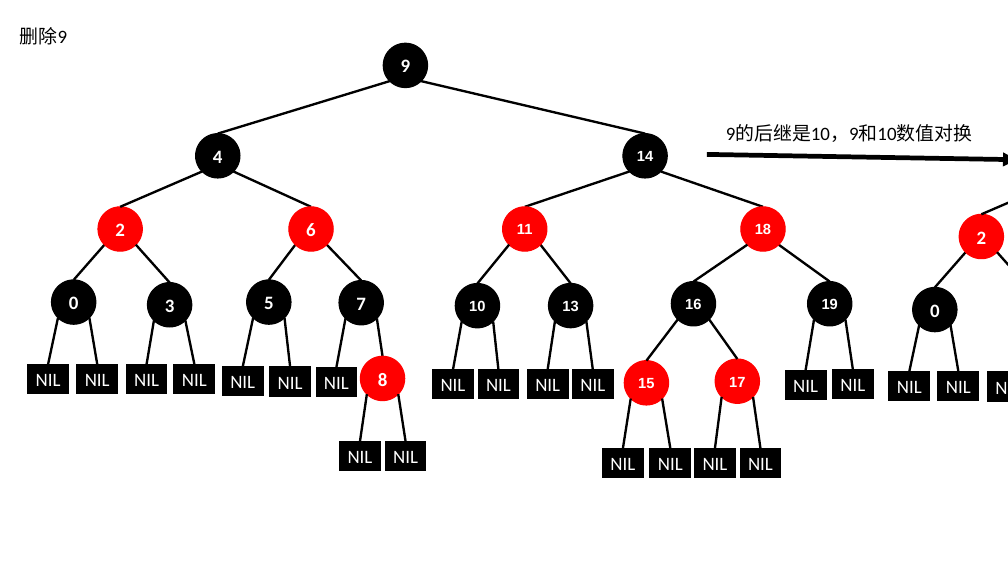
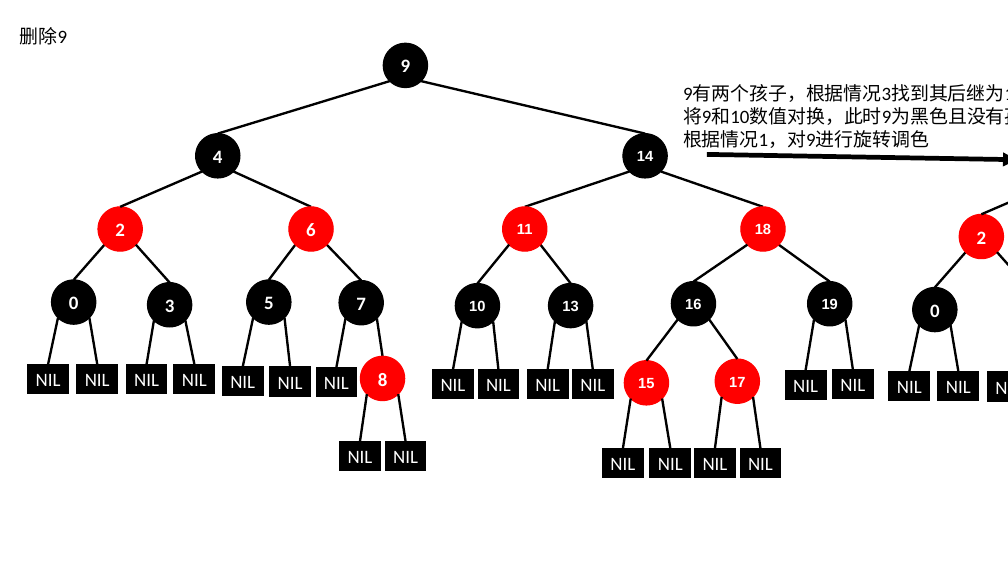
Before and after one commit to BinMarshall/studing, a slide deck: slide 20 of 源码分析/红黑树插入演示.pptx. Drawn at 1008x567 pixels with LibreOffice and Linux fonts; fonts in the diff are those of the drawing. Boxes give left, top, right and bottom in pixels: in the first picture for what was removed or moved away, otherwise in the second. Text is boxed around its words. In the diff, an @@ line names an element or a change of style, - is before the commit and + after.

```diff
--- a/源码分析/红黑树插入演示.pptx
+++ b/源码分析/红黑树插入演示.pptx
@@ text at [683, 85, 1008, 148]: text changed @@
-9的后继是10，9和10数值对换
+9有两个孩子，根据情况3找到其后继为10，
+将9和10数值对换，此时9为黑色且没有孩子，
+根据情况1，对9进行旋转调色
```
Also in this commit, not shown: 19 other slides changed.
